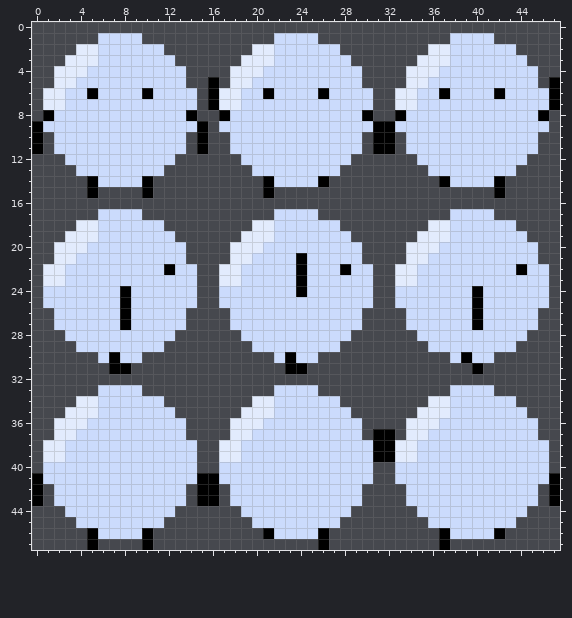
A pixel-art file gets an edit: art_project_files/debug_bubble_guy.aseprite. The picture above is the old version.
48x48 pixels, 1 frame.
The same view after the edit:
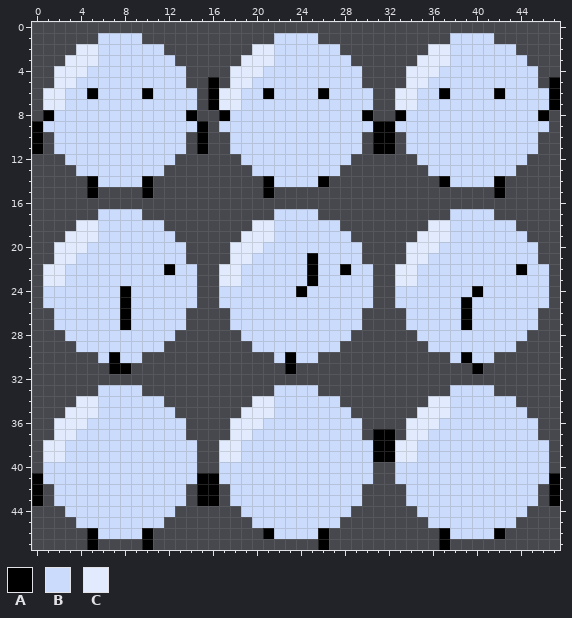
Palette (. is transparent): A #000000  B #cbdbfc  C #e2ebfd
The edit:
y 21..23: x 24..25 AB -> BA
y 25..27: x 39..40 BA -> AB
y 31: x 24 A -> .
Changed places in both pictures, as pixel boxes (x1, y1, x2, y2):
changed: (296, 253, 318, 286)
changed: (461, 297, 483, 330)
erased: (296, 363, 307, 374)
